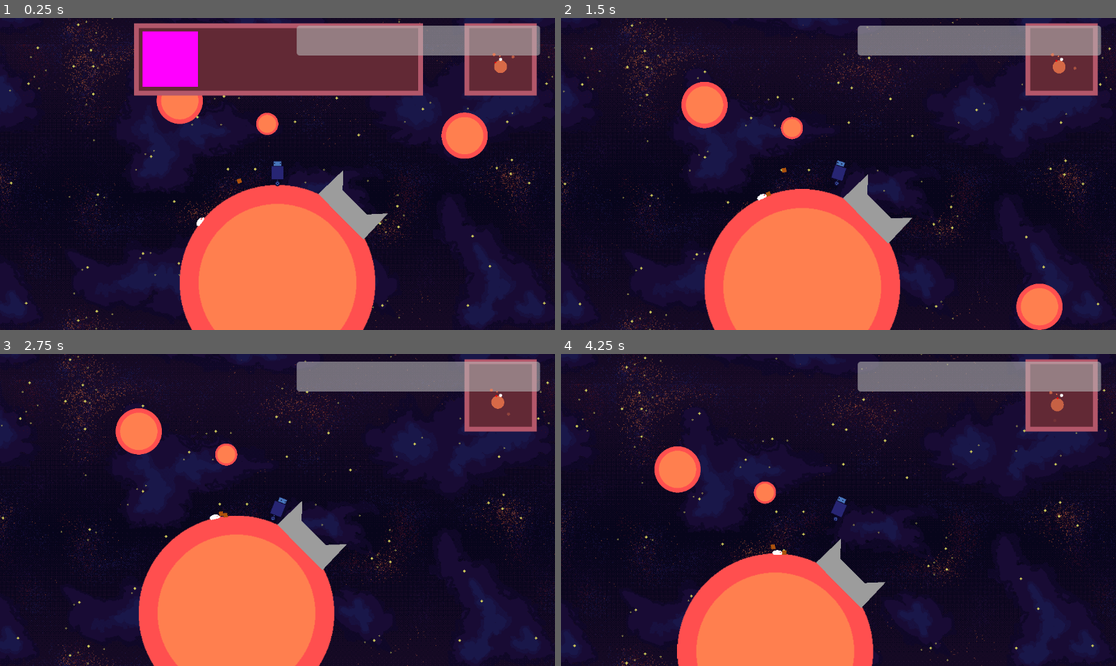
Above: before the commit, frames 1-4 (two rows, left to right).
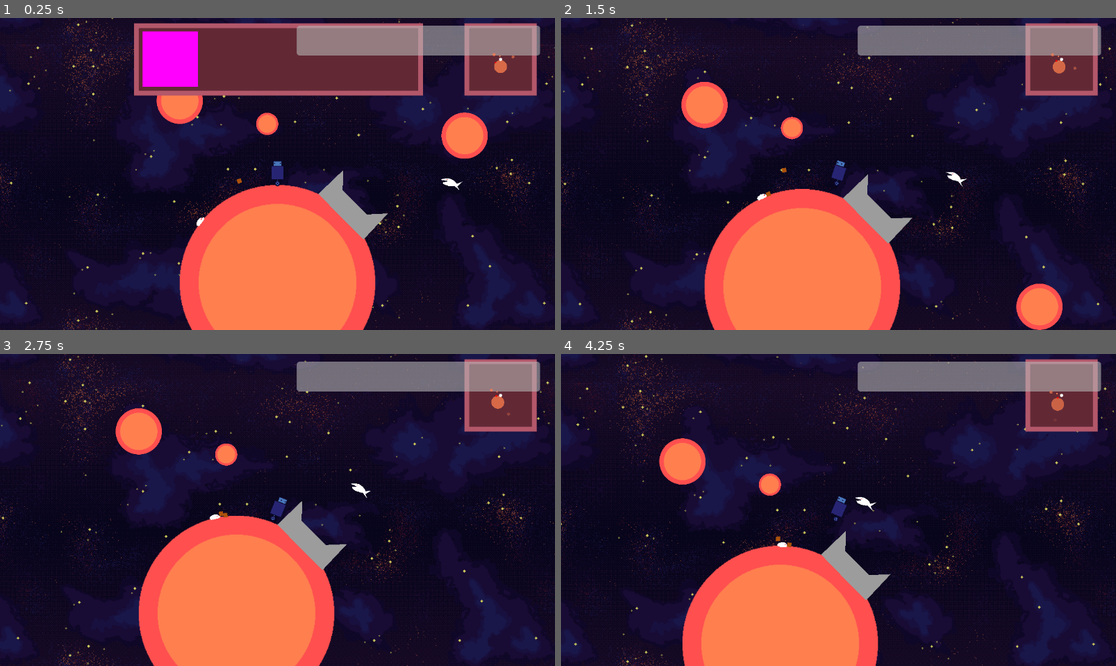
Above: after the commit, the same moments.

Repository: game-jam-team-1/gmtk-jam
Game: Godot game, scene res://Scenes/world.tscn
The game is run twice, just before and just after one commit, with the same random seed, the same clock (stepped at 60 frames per second) and the same inputs.
Inputs (mouse positions are in pixels of both pictures, inside the frame that each line leads up to):
- Up to frame 1 (0.25 s): no input
- Up to frame 2 (1.5 s): move the mouse to (960, 158) at 0.52 s; hold D (right) 0.53-1.28 s; tap Space (dismiss_dialog) at 0.6 s; tap W (jump) at 0.77 s; move the mouse to (727, 189) at 1.27 s; hold A (left) from 1.28 s (still down); tap E (interact) at 1.35 s
- Up to frame 3 (2.75 s): tap W (jump) at 1.52 s; move the mouse to (333, 441) at 2.02 s; release A (left) at 2.03 s; hold D (right) from 2.03 s (still down); tap Space (dismiss_dialog) at 2.1 s
- Up to frame 4 (4.25 s): move the mouse to (810, 572) at 2.77 s; tap E (interact) at 2.85 s; tap W (jump) at 3.02, 3.77 s; move the mouse to (1005, 556) at 3.52 s; release D (right) at 3.53 s; hold A (left) from 3.53 s (still down); tap Space (dismiss_dialog) at 3.6 s

The runs differ from the first frame. In frame 1, less than 0.1% of the frame differs, in the area x 79-84%, y 51-56%; in frame 2, less than 0.1%; in frame 3, less than 0.1%; in frame 4, 7.0%, in the area x 0-100%, y 0-100%.
Error in both runs: Cannot call method 'get_children' on a null value. (res://Scripts/player.gd:81)

Commit message:
Fish flies around will shoot you soon

Diff:
--- a/Scenes/dialog_box.tscn
+++ b/Scenes/dialog_box.tscn
@@ -1,6 +1,6 @@
 [gd_scene load_steps=3 format=3 uid="uid://cso8oa456wo88"]
 
-[ext_resource type="Script" uid="uid://tut3xa1jfd13" path="res://Scenes/dialog_box.gd" id="1_twcdb"]
+[ext_resource type="Script" uid="uid://tut3xa1jfd13" path="res://Scripts/dialog_box.gd" id="1_twcdb"]
 
 [sub_resource type="PlaceholderTexture2D" id="PlaceholderTexture2D_sqs0f"]
 
--- a/Scenes/planet.tscn
+++ b/Scenes/planet.tscn
@@ -1,6 +1,6 @@
 [gd_scene load_steps=7 format=3 uid="uid://dkjf56v3yfohb"]
 
-[ext_resource type="Texture2D" uid="uid://cvcoyy63ccdn6" path="res://Scripts/ball.png" id="1_1odxm"]
+[ext_resource type="Texture2D" uid="uid://cvcoyy63ccdn6" path="res://Assets/ball.png" id="1_1odxm"]
 [ext_resource type="Script" uid="uid://b3744nngua0ne" path="res://Scripts/planet.gd" id="1_a75xc"]
 [ext_resource type="Script" uid="uid://c05xnwc01yac0" path="res://Scripts/gravity_area.gd" id="2_mtr83"]
 
--- a/Scenes/player.tscn
+++ b/Scenes/player.tscn
@@ -1,10 +1,10 @@
 [gd_scene load_steps=26 format=3 uid="uid://cdxanxha8yc48"]
 
 [ext_resource type="Script" uid="uid://c86i4sgfg7tpf" path="res://Scripts/player.gd" id="1_v0iea"]
-[ext_resource type="Texture2D" uid="uid://cvcoyy63ccdn6" path="res://Scripts/ball.png" id="2_cvnsp"]
-[ext_resource type="Script" path="res://Scenes/player_movement.gd" id="2_fkybt"]
-[ext_resource type="Texture2D" uid="uid://bs0nmcq3yreug" path="res://player-sheet.png" id="3_6t5aa"]
-[ext_resource type="Script" path="res://Scenes/player_animation.gd" id="3_x3wgy"]
+[ext_resource type="Texture2D" uid="uid://cvcoyy63ccdn6" path="res://Assets/ball.png" id="2_cvnsp"]
+[ext_resource type="Script" uid="uid://bub0fyvm5xhx4" path="res://Scripts/player_movement.gd" id="2_fkybt"]
+[ext_resource type="Texture2D" uid="uid://bs0nmcq3yreug" path="res://Assets/player-sheet.png" id="3_6t5aa"]
+[ext_resource type="Script" uid="uid://kxqmkedf0r42" path="res://Scripts/player_animation.gd" id="3_x3wgy"]
 
 [sub_resource type="PhysicsMaterial" id="PhysicsMaterial_fj7yv"]
 friction = 0.0
--- /dev/null
+++ b/Scenes/ship_enemy.tscn
@@ -0,0 +1,17 @@
+[gd_scene load_steps=2 format=3 uid="uid://bftvio34nopyu"]
+
+[ext_resource type="Script" uid="uid://bdhp5ccmt8e3s" path="res://Scripts/ship_enemy.gd" id="1_nlnte"]
+
+[node name="ShipEnemy" type="CharacterBody2D"]
+script = ExtResource("1_nlnte")
+max_speed = 200.0
+
+[node name="Polygon2D" type="Polygon2D" parent="."]
+polygon = PackedVector2Array(-53, -6, -39, -16, -21, -24, -1, -30, 17, -28, 30, -26, 50, -17, 61, -6, 97, -30, 70, 11, 95, 33, 49, 12, 34, 17, 6, 22, -14, 21, -26, 18, -35, 10, -3.03355, -7.8636, -23, -3, -4.4772, -8.79939)
+
+[node name="Polygon2D2" type="Polygon2D" parent="."]
+color = Color(1, 0, 0, 1)
+polygon = PackedVector2Array(-12, -18, -8, -20, -4, -18, -8, -16)
+
+[node name="CollisionPolygon2D" type="CollisionPolygon2D" parent="."]
+polygon = PackedVector2Array(-12, 27, 90, 30, 96, -30, -7, -29, -54, -7)
--- a/Scenes/world.tscn
+++ b/Scenes/world.tscn
@@ -1,15 +1,16 @@
-[gd_scene load_steps=9 format=3 uid="uid://debprahfmmn1a"]
+[gd_scene load_steps=12 format=3 uid="uid://debprahfmmn1a"]
 
-[ext_resource type="Script" path="res://Scripts/world.gd" id="1_5ukr8"]
+[ext_resource type="Script" uid="uid://dms8fp2vbs2mc" path="res://Scripts/world.gd" id="1_5ukr8"]
 [ext_resource type="PackedScene" uid="uid://dkjf56v3yfohb" path="res://Scenes/planet.tscn" id="1_fj7yv"]
 [ext_resource type="PackedScene" uid="uid://cdxanxha8yc48" path="res://Scenes/player.tscn" id="2_fj7yv"]
 [ext_resource type="PackedScene" uid="uid://c3ef480rpsots" path="res://Scenes/package_depot.tscn" id="2_fo5ed"]
 [ext_resource type="PackedScene" uid="uid://60gkfls6gjjg" path="res://Scenes/crawler_enemy.tscn" id="3_tlwt5"]
 [ext_resource type="PackedScene" uid="uid://bpgm8pf4sxga8" path="res://Scenes/package.tscn" id="4_8j60k"]
 [ext_resource type="PackedScene" uid="uid://dg1gbjos1jh51" path="res://Scenes/minimap.tscn" id="6_o06y3"]
+[ext_resource type="Texture2D" uid="uid://dmcfbka48mc7n" path="res://Assets/space-background-nebula.png" id="8_5v1tr"]
 [ext_resource type="PackedScene" uid="uid://cso8oa456wo88" path="res://Scenes/dialog_box.tscn" id="8_k7acu"]
-[ext_resource type="Texture2D" uid="uid://dmcfbka48mc7n" path="res://Scenes/space-background-nebula.png" id="8_5v1tr"]
-[ext_resource type="Texture2D" uid="uid://dbbwu08nxhti0" path="res://Scenes/space-background-stars.png" id="9_0fj1v"]
+[ext_resource type="Texture2D" uid="uid://dbbwu08nxhti0" path="res://Assets/space-background-stars.png" id="9_0fj1v"]
+[ext_resource type="PackedScene" uid="uid://bftvio34nopyu" path="res://Scenes/ship_enemy.tscn" id="11_ikia7"]
 
 [node name="World" type="Node2D"]
 script = ExtResource("1_5ukr8")
@@ -17,6 +18,7 @@
 packages_each_round = Array[int]([1, 1])
 
 [node name="Background" type="Node2D" parent="."]
+metadata/_edit_lock_ = true
 
 [node name="Parallax1" type="Parallax2D" parent="Background"]
 scroll_scale = Vector2(0.1, 0.1)
@@ -24,7 +26,7 @@
 repeat_times = 3
 
 [node name="SpaceBackgroundNebula" type="Sprite2D" parent="Background/Parallax1"]
-modulate = Color(0.6378432, 0.6378432, 0.63784313, 1)
+modulate = Color(0.637843, 0.637843, 0.637843, 1)
 position = Vector2(896, 512)
 scale = Vector2(2, 2)
 texture = ExtResource("8_5v1tr")
@@ -35,7 +37,7 @@
 repeat_times = 3
 
 [node name="SpaceBackgroundStars" type="Sprite2D" parent="Background/Parallax2"]
-modulate = Color(0.8111275, 0.8111274, 0.8111274, 1)
+modulate = Color(0.811127, 0.811127, 0.811127, 1)
 position = Vector2(896, 512)
 scale = Vector2(2, 2)
 texture = ExtResource("9_0fj1v")
@@ -94,3 +96,10 @@
 [node name="Package2" parent="Packages" instance=ExtResource("4_8j60k")]
 position = Vector2(668, 835)
 spawn_round = 1
+
+[node name="ShipEnemy" parent="." node_paths=PackedStringArray("path_line") instance=ExtResource("11_ikia7")]
+position = Vector2(1983, 983)
+path_line = NodePath("../Line2D")
+
+[node name="Line2D" type="Line2D" parent="."]
+points = PackedVector2Array(1910, 993, 1565, 772, 1068, 603, 879, 477, 580, 465, 429, 577, 262, 768, 71, 954, -17, 1147, -66, 1447, -94, 1810, 259, 2427, 680, 2646, 1230, 2549, 1601, 2163, 1734, 1827, 1756, 1349, 1743, 1169, 1824, 1053)
--- /dev/null
+++ b/Scripts/ship_enemy.gd
@@ -0,0 +1,22 @@
+class_name ShipEnemy
+extends CharacterBody2D
+
+@export var max_speed: float
+
+@export var path_line: Line2D
+
+var target_index: int = 1
+
+func _process(delta: float) -> void:
+	path_line.visible = false
+
+func _physics_process(delta: float) -> void:
+	var target: Vector2 = path_line.to_global(path_line.points[target_index])
+	velocity = lerp(velocity, global_position.direction_to(target) * max_speed, 0.02)
+	position += velocity * delta
+	rotation += angle_difference(rotation, velocity.angle() + PI) * 0.05
+
+	if global_position.distance_to(target) < 30:
+		target_index += 1
+		if target_index == path_line.points.size():
+			target_index = 0
Renamed: Scripts/ball.png -> Assets/ball.png
Not shown, changed: Assets/ball.png.import
Renamed: player-sheet.png -> Assets/player-sheet.png
Not shown, changed: Assets/player-sheet.png.import
Renamed: Scenes/space-background-nebula.png -> Assets/space-background-nebula.png
Not shown, changed: Assets/space-background-nebula.png.import
Renamed: Scenes/space-background-stars.png -> Assets/space-background-stars.png
Not shown, changed: Assets/space-background-stars.png.import
Renamed: Scenes/dialog_box.gd -> Scripts/dialog_box.gd
Renamed: Scenes/dialog_box.gd.uid -> Scripts/dialog_box.gd.uid
Renamed: Scenes/player_animation.gd -> Scripts/player_animation.gd
Renamed: Scenes/player_animation.gd.uid -> Scripts/player_animation.gd.uid
(and 3 more such lines)
